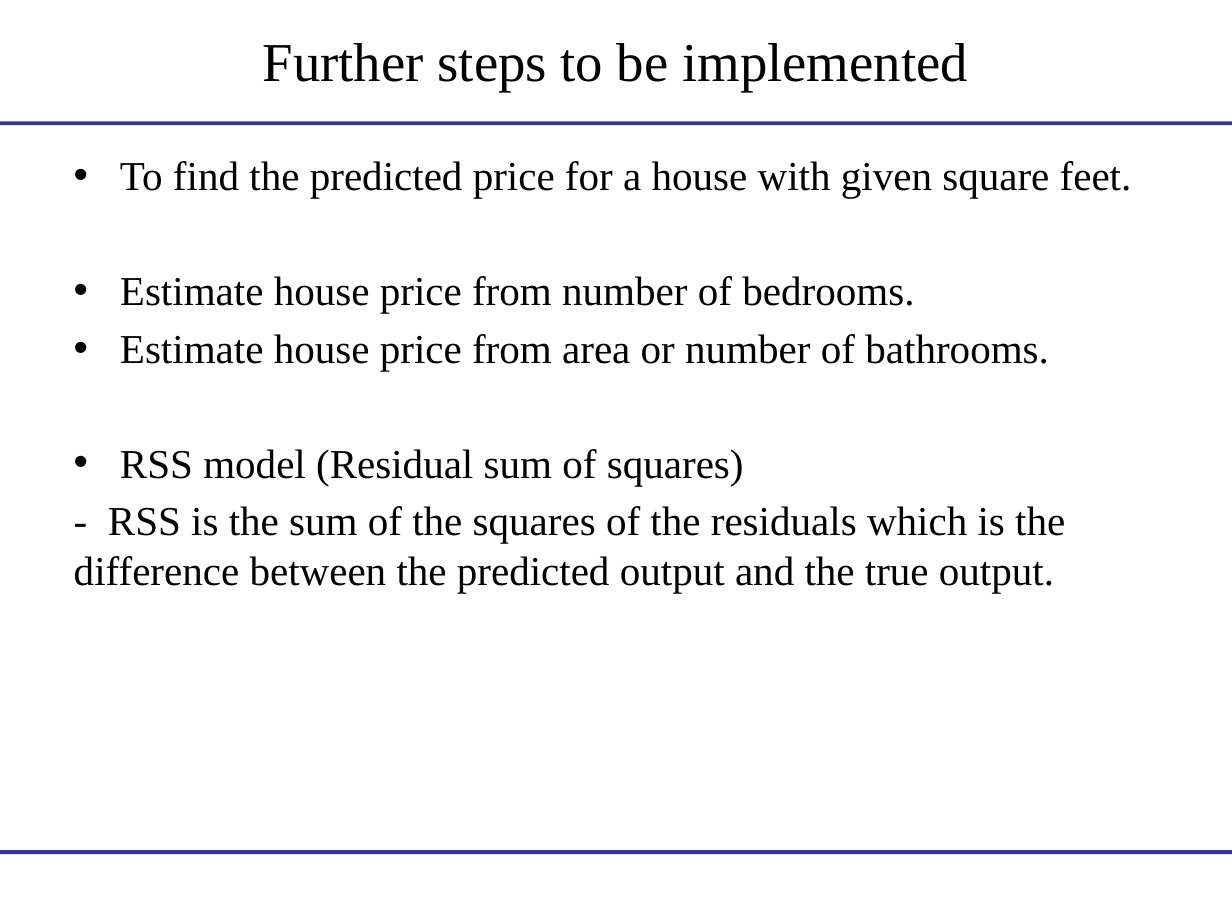
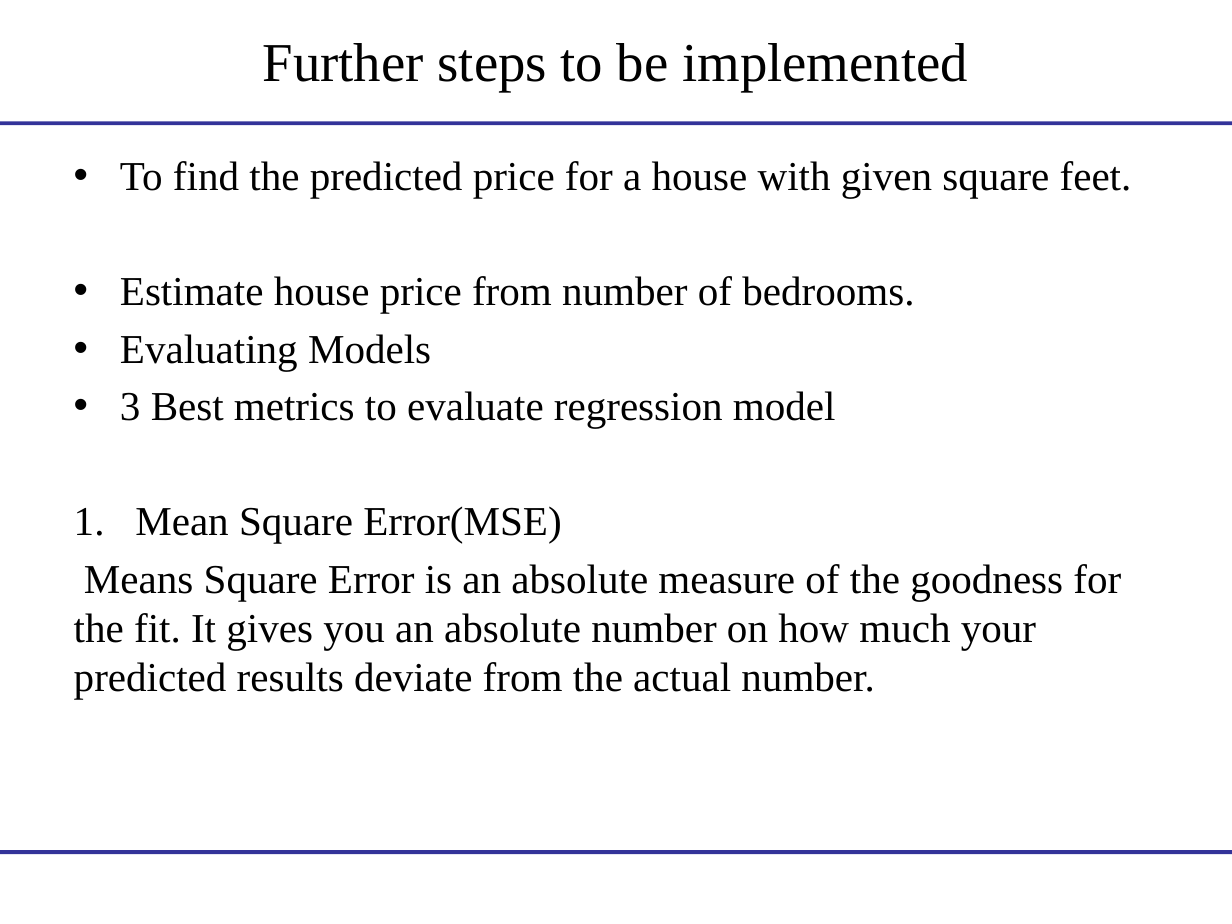
Before and after one commit to saloni-29/BE-Major-Project, a slide deck: slide 15 of Scrutiny Round 2.pptx. Drawn at 1232x924 pixels with LibreOffice and Linux fonts; fonts in the diff are those of the drawing; background and template pictures are left out. Boxes give left, top, right and bottom in pixels: in the first picture for what was removed or moved away, otherwise in the second. Text is boxed around its words. In the diff, an @@ line names an element or a change of style, - is before the commit and + after.

```diff
--- a/Scrutiny Round 2.pptx
+++ b/Scrutiny Round 2.pptx
@@ text at [74, 334, 1121, 699]: text changed @@
-• Estimate house price from area or number of bathrooms.
-• RSS model (Residual sum of squares)
-- RSS is the sum of the squares of the residuals which is the difference between the predicted output and the true output.
+• Evaluating Models
+• 3 Best metrics to evaluate regression model
+1. Mean Square Error(MSE)
+Means Square Error is an absolute measure of the goodness for the fit. It gives you an absolute number on how much your predicted results deviate from the actual number.
```
Also in this commit, not shown: 2 other slides changed, 1 slide added.
